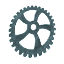
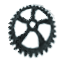
Layer changes from the first 64px x 64px image to the second:
removed layer "Layer 5" (was darken) over [7, 7, 55, 60]
added layer "Layer 9" (multiply) above "Layer 8" over [8, 3, 56, 58]
added layer "Layer 8" (lighten, 68%) above "Layer 3" over [13, 10, 56, 59]
painted on "Layer 3" over [7, 3, 59, 60]
